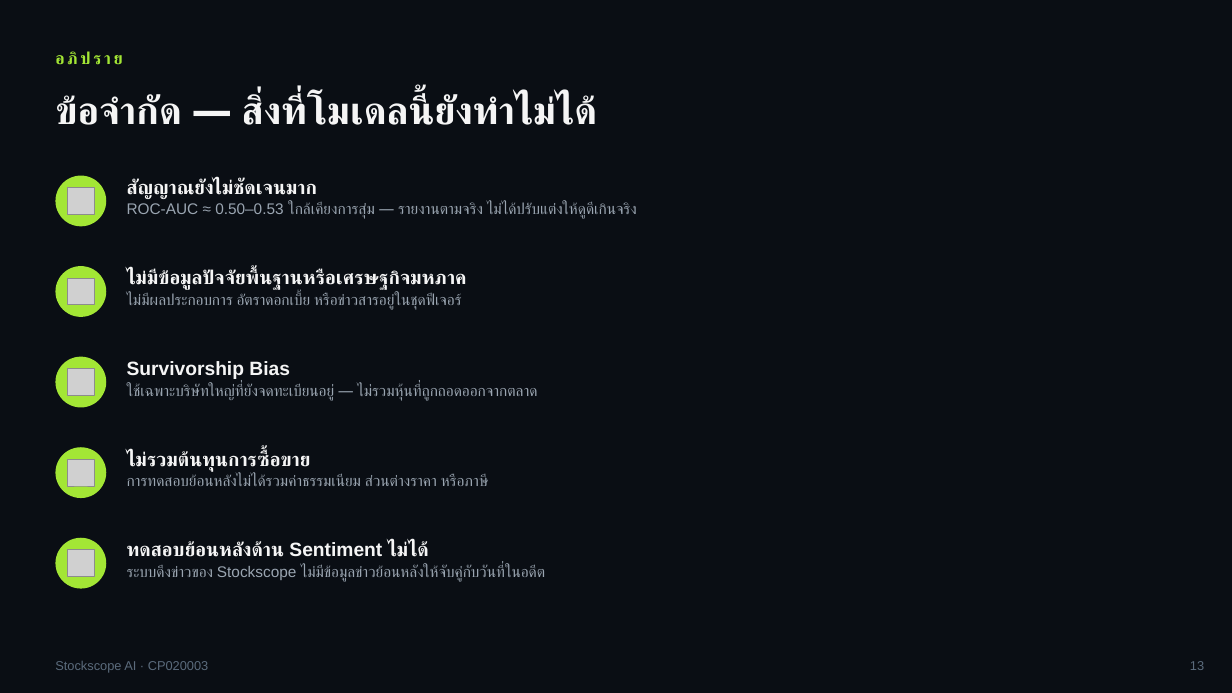
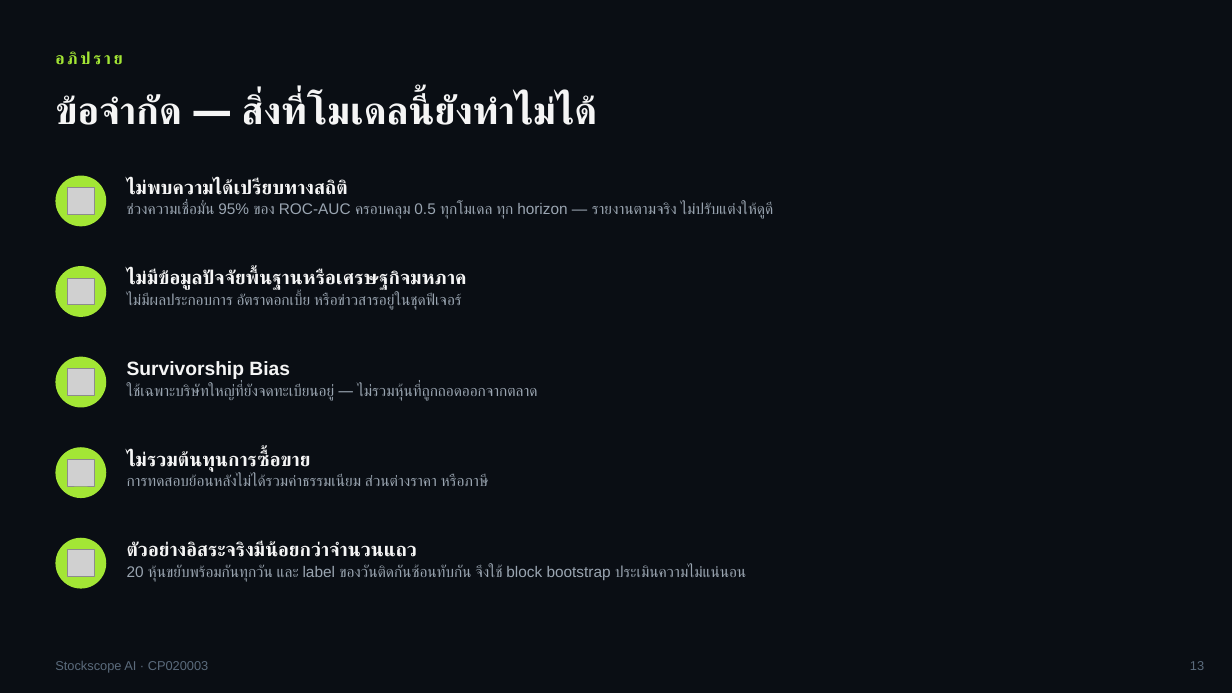
Before and after one commit to txphichatwanich19-rgb/stockscope, a slide deck: slide 13 of ml/stock_direction_presentation.pptx. Drawn at 1232x693 pixels with LibreOffice and Linux fonts; fonts in the diff are those of the drawing; grey boxes stand for pictures. Boxes give left, top, right and bottom in pixels: in the first picture for what was removed or moved away, otherwise in the second. Text is boxed around its words. In the diff, an @@ line names an element or a change of style, - is before the commit and + after.

```diff
--- a/ml/stock_direction_presentation.pptx
+++ b/ml/stock_direction_presentation.pptx
@@ text at <box>127,179,348,200</box>: text changed @@
-สัญญาณยังไม่ชัดเจนมาก
+ไม่พบความได้เปรียบทางสถิติ
@@ text at <box>127,202,773,219</box>: text changed @@
-ROC-AUC ≈ 0.50–0.53 ใกล้เคียงการสุ่ม — รายงานตามจริง ไม่ได้ปรับแต่งให้ดูดีเกินจริง
+ช่วงความเชื่อมั่น 95% ของ ROC-AUC ครอบคลุม 0.5 ทุกโมเดล ทุก horizon — รายงานตามจริง ไม่ปรับแต่งให้ดูดี
@@ text at <box>127,541,417,557</box>: text changed @@
-ทดสอบย้อนหลังด้าน Sentiment ไม่ได้
+ตัวอย่างอิสระจริงมีน้อยกว่าจำนวนแถว
@@ text at <box>127,564,746,581</box>: text changed @@
-ระบบดึงข่าวของ Stockscope ไม่มีข้อมูลข่าวย้อนหลังให้จับคู่กับวันที่ในอดีต
+20 หุ้นขยับพร้อมกันทุกวัน และ label ของวันติดกันซ้อนทับกัน จึงใช้ block bootstrap ประเมินความไม่แน่นอน
```
Also in this commit, not shown: 8 other slides changed, 4 other files.
